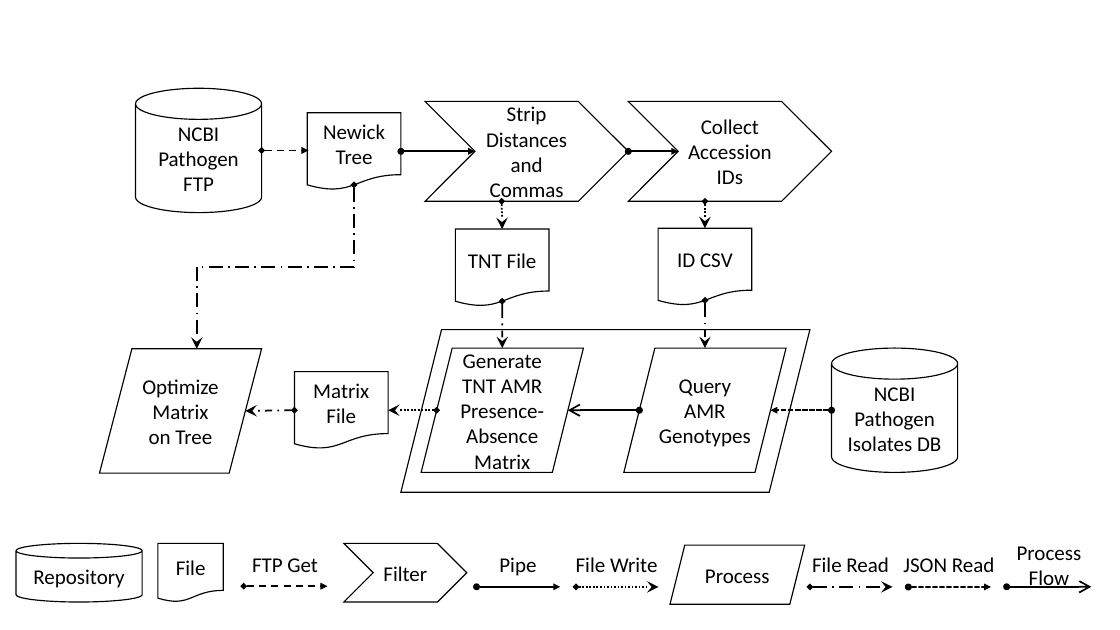
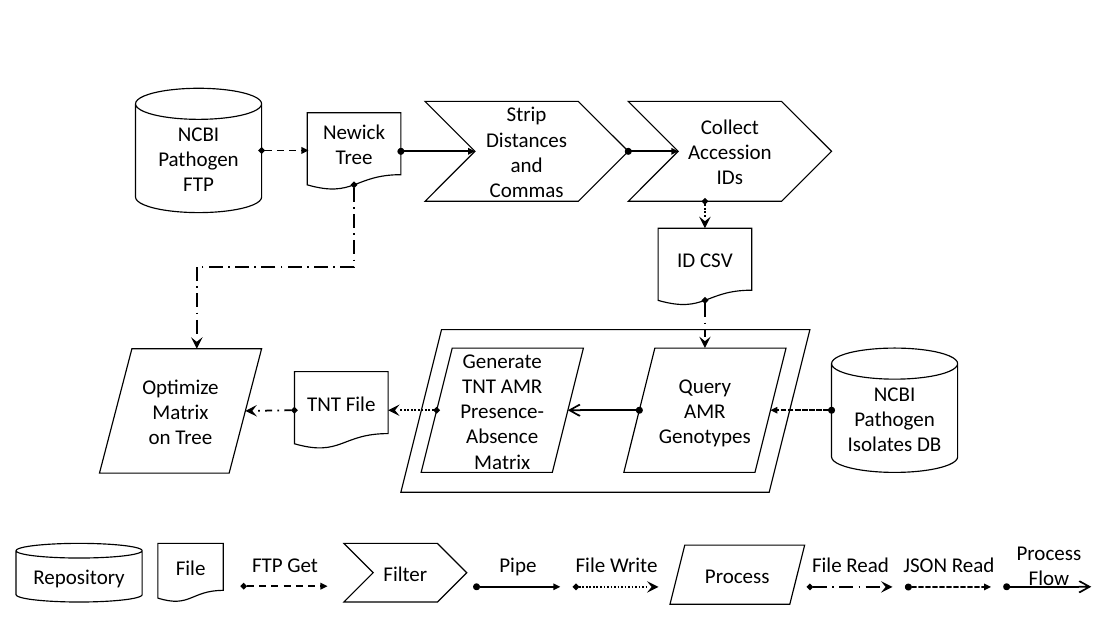
Before and after one commit to supramap/ecoli_amr_persistence, a slide deck: slide 2 of Genetic_Capitalism/TNT/TNTFileGenerator/TNT_file_generator.pptx. Drawn at 1120x630 pixels with LibreOffice and Linux fonts; fonts in the diff are those of the drawing. Boxes give left, top, right and bottom in pixels: in the first picture for what was removed or moved away, otherwise in the second. Text is boxed around its words. In the diff, an @@ line names an element or a change of style, - is before the commit and + after.

```diff
--- a/Genetic_Capitalism/TNT/TNTFileGenerator/TNT_file_generator.pptx
+++ b/Genetic_Capitalism/TNT/TNTFileGenerator/TNT_file_generator.pptx
@@ double arrow removed from (502, 202) to (502, 229) @@
@@ flow chart document removed at [455, 229, 549, 307] @@
-TNT File
@@ double arrow removed from (502, 302) to (502, 348) @@
@@ text in flow chart document at [307, 396, 376, 411]: text changed @@
-Matrix File
+TNT File
```
Also in this commit, not shown: 1 other file.
